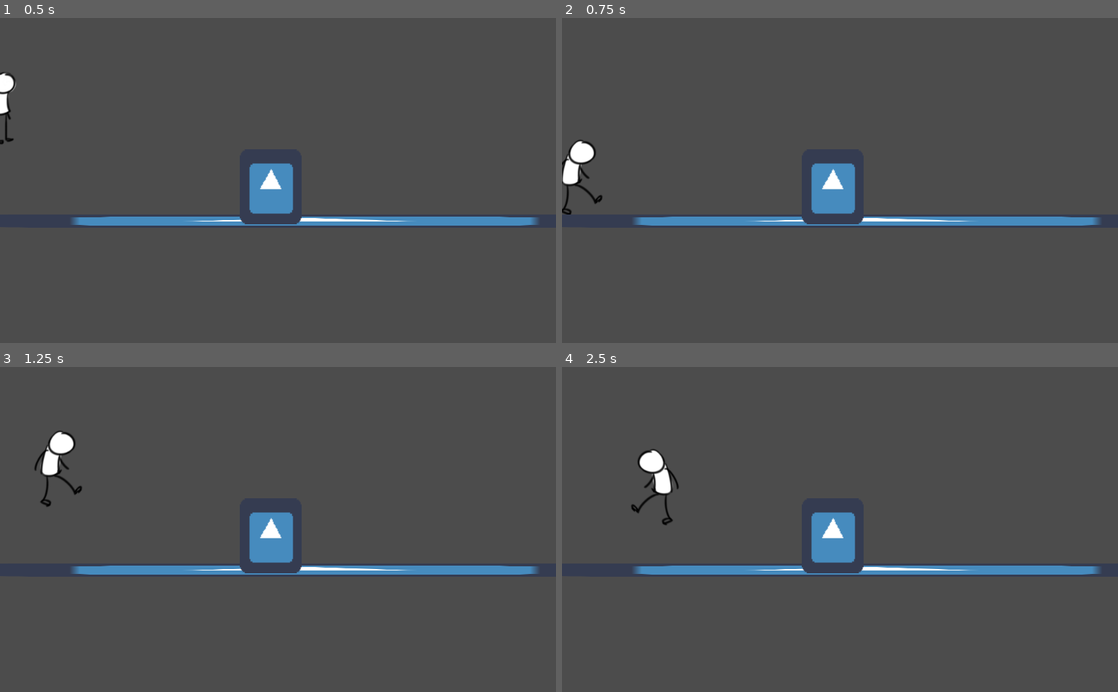
Above: before the commit, frames 1-4 (two rows, left to right).
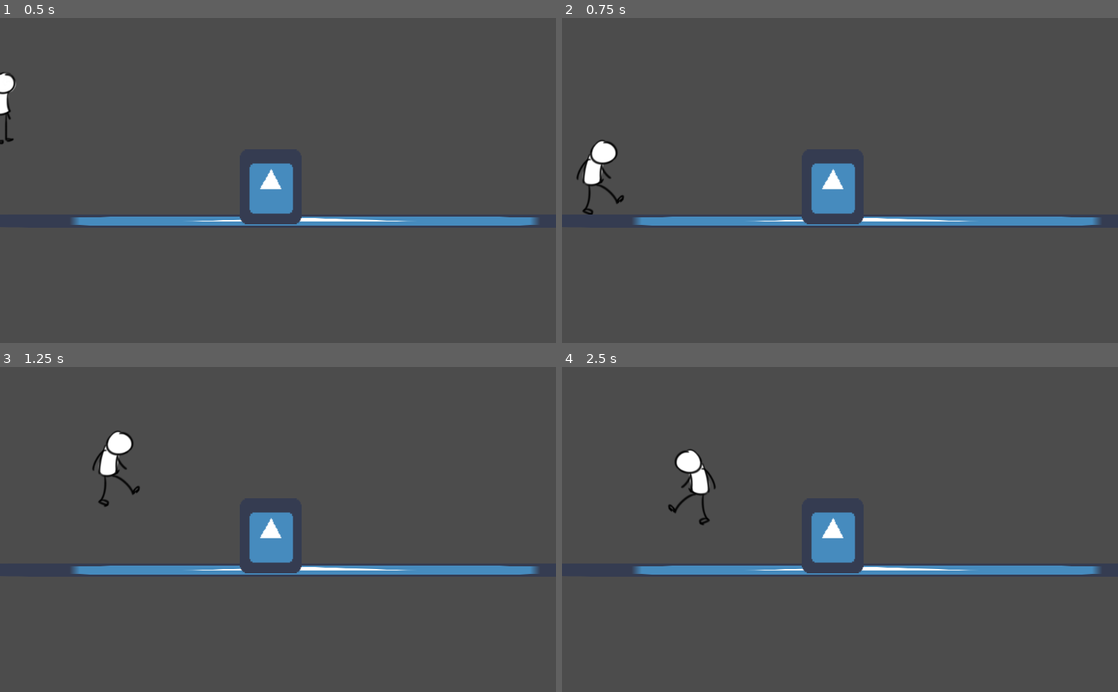
Above: after the commit, the same moments.

Repository: earlsab/godot-game-test
Game: Godot game, scene res://Main.tscn
The game is run twice, just before and just after one commit, with the same random seed, the same clock (stepped at 60 frames per second) and the same inputs. The engine's default icon, where the game draws it, is replaced by a stand-in: a white triangle on a blue panel in a dark square.
Inputs:
- Up to frame 1 (0.5 s): no input
- Up to frame 2 (0.75 s): hold Right (ui_right) from 0.53 s (still down); hold Ctrl (ui_ctrl, bound only before the commit) from 0.53 s (still down)
- Up to frame 3 (1.25 s): keep holding Right (ui_right); keep holding Ctrl (ui_ctrl, bound only before the commit); tap Space (ui_jump, bound only after the commit) at 0.77, 1.07 s; tap Shift (ui_shift) at 0.8 s
- Up to frame 4 (2.5 s): release Ctrl (ui_ctrl, bound only before the commit) at 1.28 s; tap Shift (ui_shift) at 1.35 s; tap Space (ui_jump, bound only after the commit) at 1.52, 1.82, 2.3 s; tap J (ui_extra1, bound only after the commit) at 1.55 s; release Right (ui_right) at 2.03 s; hold Left (ui_left) from 2.03 s (still down); hold J (ui_extra1, bound only after the commit) from 2.03 s (still down)

Frame 1 is identical in both runs. In frame 2, 1.2% of the frame differs, in the area x 0-12%, y 37-61%; in frame 3, 1.3%, in the area x 6-26%, y 19-43%; in frame 4, 1.3%.

Commit message:
made controls more "ergonomic"

Diff:
--- a/Player/Player.gd
+++ b/Player/Player.gd
@@ -3,23 +3,23 @@
 const GRAVITY = 20
 const RESISTANCE = Vector2(0, -1)
 
-export var SWALK = 100
-export var RUN = 500
-export var WALK = 200
+export var SWALK = 200
+export var RUN = 400
+export var WALK = 300
 export var JUMP = -500
 
-# TODO: Find out the reason why calling for Vector2()
-# automatically changes movement
+
+# TODO: Update Notion, Vector2 directly changes node's position
 var movement = Vector2()
 
-func _physics_process(delta):
+func _physics_process(_delta):
 	movement.y += GRAVITY
 	var moveState
 
 	# Movement States
-	if Input.is_action_pressed("ui_shift"):
+	if Input.is_action_pressed("ui_extra1"):
 		moveState = RUN
-	elif Input.is_action_pressed("ui_ctrl"):
+	elif Input.is_action_pressed("ui_shift"):
 		moveState = SWALK
 	else:
 		moveState = WALK
@@ -38,7 +38,7 @@
 		$spr_player.play("Idle")
 
 	# Jump
-	if Input.is_action_pressed("ui_up") and is_on_floor():
+	if Input.is_action_pressed("ui_jump") and is_on_floor():
 		movement.y = JUMP
 	else:
 		pass
--- a/project.godot
+++ b/project.godot
@@ -40,7 +40,6 @@
 "events": [ Object(InputEventKey,"resource_local_to_scene":false,"resource_name":"","device":0,"alt":false,"shift":false,"control":false,"meta":false,"command":false,"pressed":false,"scancode":16777232,"unicode":0,"echo":false,"script":null)
 , Object(InputEventJoypadButton,"resource_local_to_scene":false,"resource_name":"","device":0,"button_index":12,"pressure":0.0,"pressed":false,"script":null)
 , Object(InputEventKey,"resource_local_to_scene":false,"resource_name":"","device":0,"alt":false,"shift":false,"control":false,"meta":false,"command":false,"pressed":false,"scancode":87,"unicode":0,"echo":false,"script":null)
-, Object(InputEventKey,"resource_local_to_scene":false,"resource_name":"","device":0,"alt":false,"shift":false,"control":false,"meta":false,"command":false,"pressed":false,"scancode":32,"unicode":0,"echo":false,"script":null)
  ]
 }
 ui_down={
@@ -50,14 +49,34 @@
 , Object(InputEventKey,"resource_local_to_scene":false,"resource_name":"","device":0,"alt":false,"shift":false,"control":false,"meta":false,"command":false,"pressed":false,"scancode":83,"unicode":0,"echo":false,"script":null)
  ]
 }
+ui_jump={
+"deadzone": 0.5,
+"events": [ Object(InputEventKey,"resource_local_to_scene":false,"resource_name":"","device":0,"alt":false,"shift":false,"control":false,"meta":false,"command":false,"pressed":false,"scancode":32,"unicode":0,"echo":false,"script":null)
+ ]
+}
 ui_shift={
 "deadzone": 0.5,
 "events": [ Object(InputEventKey,"resource_local_to_scene":false,"resource_name":"","device":0,"alt":false,"shift":false,"control":false,"meta":false,"command":false,"pressed":false,"scancode":16777237,"unicode":0,"echo":false,"script":null)
  ]
 }
-ui_ctrl={
+ui_extra1={
 "deadzone": 0.5,
-"events": [ Object(InputEventKey,"resource_local_to_scene":false,"resource_name":"","device":0,"alt":false,"shift":false,"control":false,"meta":false,"command":false,"pressed":false,"scancode":16777238,"unicode":0,"echo":false,"script":null)
+"events": [ Object(InputEventKey,"resource_local_to_scene":false,"resource_name":"","device":0,"alt":false,"shift":false,"control":false,"meta":false,"command":false,"pressed":false,"scancode":74,"unicode":0,"echo":false,"script":null)
+ ]
+}
+ui_extra2={
+"deadzone": 0.5,
+"events": [ Object(InputEventKey,"resource_local_to_scene":false,"resource_name":"","device":0,"alt":false,"shift":false,"control":false,"meta":false,"command":false,"pressed":false,"scancode":75,"unicode":0,"echo":false,"script":null)
+ ]
+}
+ui_extra3={
+"deadzone": 0.5,
+"events": [ Object(InputEventKey,"resource_local_to_scene":false,"resource_name":"","device":0,"alt":false,"shift":false,"control":false,"meta":false,"command":false,"pressed":false,"scancode":76,"unicode":0,"echo":false,"script":null)
+ ]
+}
+ui_extra4={
+"deadzone": 0.5,
+"events": [ Object(InputEventKey,"resource_local_to_scene":false,"resource_name":"","device":0,"alt":false,"shift":false,"control":false,"meta":false,"command":false,"pressed":false,"scancode":59,"unicode":0,"echo":false,"script":null)
  ]
 }
 
